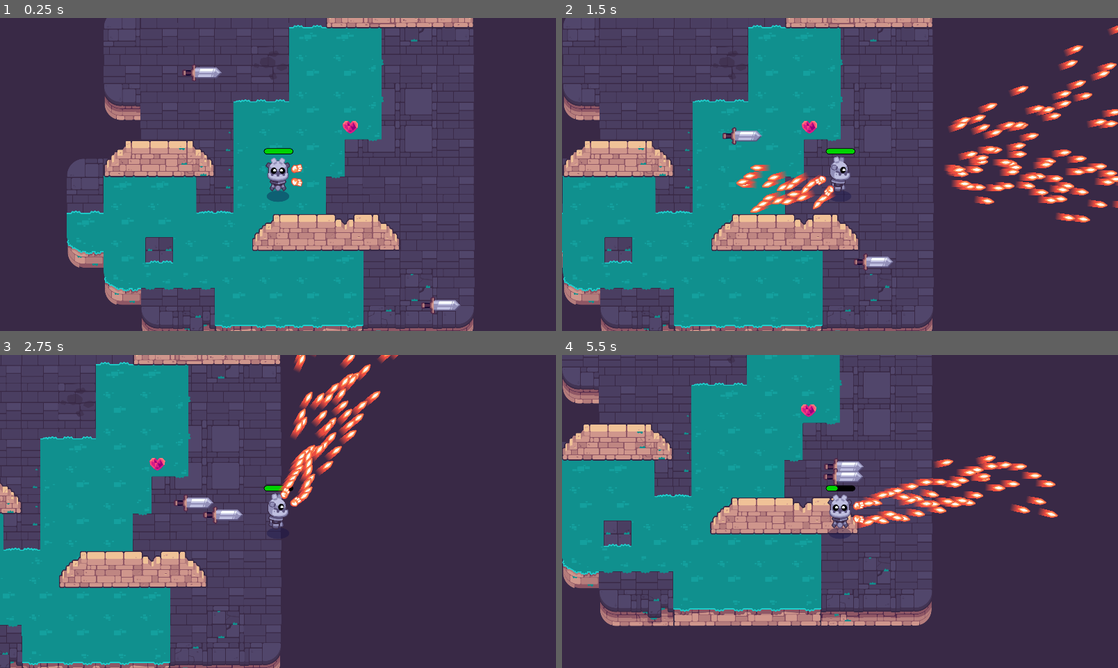
Above: before the commit, frames 1-4 (two rows, left to right).
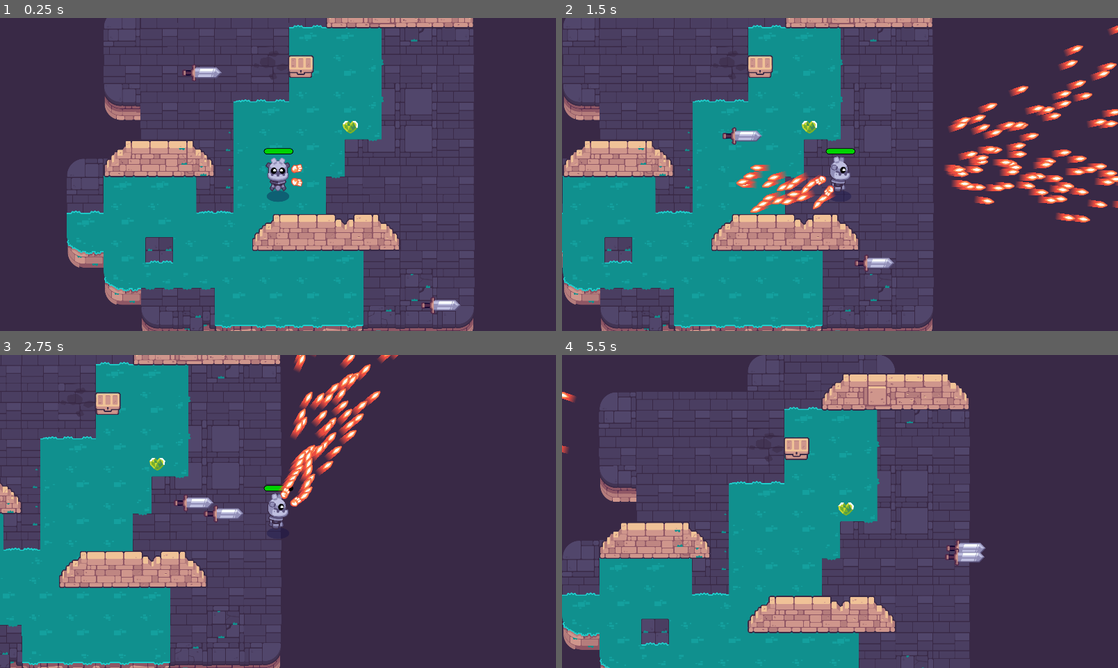
Above: after the commit, the same moments.

Repository: raweggyolk/Path-of-Sorcerers
Game: Godot game, scene res://game.tscn
Two runs of this game, one before a commit and one after it. Both use one fixed random seed, a clock stepped at 60 frames per second and the inputs below.
Inputs (mouse positions are in pixels of both pictures, inside the frame that each line leads up to):
- Up to frame 1 (0.25 s): no input
- Up to frame 2 (1.5 s): tap Enter at 0.5 s; move the mouse to (962, 158) at 0.52 s; press the mouse at (962, 158) at 0.53 s; hold D (move_right) 0.53-1.25 s; tap Space at 0.77 s; release the mouse at (962, 158) at 1.25 s; drag from (728, 190) to (890, 280) at 1.27 s
- Up to frame 3 (2.75 s): move the mouse to (333, 442) at 2.02 s; press the mouse at (333, 442) at 2.03 s; hold D (move_right) from 2.03 s (still down)
- Up to frame 4 (5.5 s): release D (move_right) at 2.75 s; release the mouse at (895, 442) at 2.75 s; drag from (812, 574) to (756, 502) at 2.77 s; move the mouse to (1006, 558) at 3.52 s; press the mouse at (1006, 558) at 3.53 s; hold A (move_left) 3.53-4.25 s; tap Space at 3.77 s; release the mouse at (1006, 558) at 4.25 s; drag from (673, 464) to (895, 511) at 4.27 s; move the mouse to (867, 511) at 5.02 s; press the mouse at (867, 511) at 5.03 s; hold S (move_down) from 5.03 s (still down)

The runs differ from the first frame. In frame 1, 0.4% of the frame differs, in the area x 51-65%, y 11-37%; in frame 2, 0.6%; in frame 3, 0.6%; in frame 4, 54%, in the area x 0-90%, y 0-100%.

Commit message:
Chest and Pickup Audio

Diff:
--- /dev/null
+++ b/M10.twin_stick_workbook/chest.tscn
@@ -0,0 +1,131 @@
+[gd_scene load_steps=13 format=3 uid="uid://c8aujan3xl5un"]
+
+[ext_resource type="Script" path="res://item.gd" id="1_qygs2"]
+[ext_resource type="Script" path="res://ItemHealing.gd" id="2_bok2s"]
+[ext_resource type="Texture2D" uid="uid://poruqosc7ay8" path="res://pickups/chest/chest_bottom.png" id="2_p3iac"]
+[ext_resource type="Texture2D" uid="uid://w0omlm2d66nt" path="res://pickups/chest/chest_top.png" id="3_svuxr"]
+[ext_resource type="AudioStream" uid="uid://c2woejhi871h1" path="res://pickups/pickup.wav" id="3_td3kr"]
+[ext_resource type="Texture2D" uid="uid://be8lmb157qflx" path="res://pickups/pickup_health.png" id="4_l3v1t"]
+
+[sub_resource type="GDScript" id="GDScript_6e57n"]
+script/source = "@tool
+class_name Chest extends Area2D
+
+@export var possible_items: Array[Item] = []
+var is_player_near := false
+@onready var _animation_player := $AnimationPlayer as AnimationPlayer
+
+
+func _ready() -> void:
+	body_entered.connect(func (body: Node) -> void:
+		is_player_near = true
+	)
+	body_exited.connect(func (body: Node) -> void:
+		is_player_near = false
+	)
+
+func _unhandled_input(event: InputEvent) -> void:
+	if is_player_near and event.is_action_pressed(\"interact\"):
+		_animation_player.play(\"open\")
+		create_pickup()
+		get_viewport().set_input_as_handled()
+		set_deferred(\"monitoring\", false)
+
+func create_pickup() -> void:
+	if possible_items == []:
+		return
+
+	var item: Item = possible_items.pick_random()
+	var pickup: Pickup = preload(\"pickup.tscn\").instantiate()
+	pickup.item = item
+	add_child(pickup)
+
+	var random_angle := randf_range(0.0, 2.0 * PI)
+	var random_direction := Vector2(1.0, 0.0).rotated(random_angle)
+	var land_position := random_direction * randf_range(60.0, 120.0)
+
+	const FLIGHT_TIME := 0.4
+	const HALF_FLIGHT_TIME := FLIGHT_TIME / 2.0
+
+	var tween := create_tween()
+	tween.set_parallel()
+	pickup.scale = Vector2(0.25, 0.25)
+	tween.tween_property(pickup, \"scale\", Vector2(1.0, 1.0), HALF_FLIGHT_TIME)
+	tween.tween_property(pickup, \"position:x\", land_position.x, FLIGHT_TIME)
+	tween = create_tween()
+	tween.set_trans(Tween.TRANS_QUAD)
+	tween.set_ease(Tween.EASE_OUT)
+	var jump_height := randf_range(30.0, 80.0)
+	tween.tween_property(pickup, \"position:y\", land_position.y - jump_height, HALF_FLIGHT_TIME)
+	tween.set_ease(Tween.EASE_IN)
+	tween.tween_property(pickup, \"position:y\", land_position.y, HALF_FLIGHT_TIME)
+"
+
+[sub_resource type="Resource" id="Resource_cal1e"]
+script = ExtResource("2_bok2s")
+healing_amount = 100
+display_name = ""
+texture = ExtResource("4_l3v1t")
+sound_on_pickup = ExtResource("3_td3kr")
+
+[sub_resource type="CircleShape2D" id="CircleShape2D_ipm1x"]
+radius = 73.0069
+
+[sub_resource type="Animation" id="Animation_v0j8o"]
+length = 0.001
+tracks/0/type = "value"
+tracks/0/imported = false
+tracks/0/enabled = true
+tracks/0/path = NodePath("CanvasGroup/Top:position")
+tracks/0/interp = 1
+tracks/0/loop_wrap = true
+tracks/0/keys = {
+"times": PackedFloat32Array(0),
+"transitions": PackedFloat32Array(1),
+"update": 0,
+"values": [Vector2(0, -40)]
+}
+
+[sub_resource type="Animation" id="Animation_diubl"]
+resource_name = "open"
+tracks/0/type = "value"
+tracks/0/imported = false
+tracks/0/enabled = true
+tracks/0/path = NodePath("CanvasGroup/Top:position")
+tracks/0/interp = 1
+tracks/0/loop_wrap = true
+tracks/0/keys = {
+"times": PackedFloat32Array(0, 0.1, 0.2),
+"transitions": PackedFloat32Array(1, 1, 1),
+"update": 0,
+"values": [Vector2(0, -40), Vector2(51, -101), Vector2(108, 39)]
+}
+
+[sub_resource type="AnimationLibrary" id="AnimationLibrary_0ph2l"]
+_data = {
+"RESET": SubResource("Animation_v0j8o"),
+"open": SubResource("Animation_diubl")
+}
+
+[node name="ChestTest" type="Area2D"]
+script = SubResource("GDScript_6e57n")
+possible_items = Array[ExtResource("1_qygs2")]([SubResource("Resource_cal1e")])
+
+[node name="CollisionShape2D" type="CollisionShape2D" parent="."]
+position = Vector2(0, -28)
+shape = SubResource("CircleShape2D_ipm1x")
+
+[node name="CanvasGroup" type="CanvasGroup" parent="."]
+
+[node name="Bottom" type="Sprite2D" parent="CanvasGroup"]
+position = Vector2(-1, -37)
+texture = ExtResource("2_p3iac")
+
+[node name="Top" type="Sprite2D" parent="CanvasGroup"]
+position = Vector2(0, -40)
+texture = ExtResource("3_svuxr")
+
+[node name="AnimationPlayer" type="AnimationPlayer" parent="."]
+libraries = {
+"": SubResource("AnimationLibrary_0ph2l")
+}
--- a/M10.twin_stick_workbook/game.tscn
+++ b/M10.twin_stick_workbook/game.tscn
@@ -1,23 +1,27 @@
-[gd_scene load_steps=9 format=3 uid="uid://bqm4f1kfhyu3p"]
+[gd_scene load_steps=10 format=3 uid="uid://bqm4f1kfhyu3p"]
 
 [ext_resource type="PackedScene" uid="uid://cu2rb5dl4ljte" path="res://levels/rooms/room_a.tscn" id="1_nvmh0"]
 [ext_resource type="PackedScene" uid="uid://2vfl30qvq3hm" path="res://player.tscn" id="2_u3ttb"]
 [ext_resource type="PackedScene" uid="uid://bspwo5vam5de" path="res://mob.tscn" id="3_echao"]
 [ext_resource type="PackedScene" uid="uid://ci8su75x6odei" path="res://pickup.tscn" id="4_5ciqb"]
 [ext_resource type="Script" path="res://ItemHealing.gd" id="5_n2u0x"]
-[ext_resource type="AudioStream" uid="uid://o3ra7o263286" path="res://pickups/pickup_health.wav" id="6_88xtc"]
-[ext_resource type="Texture2D" uid="uid://ciw5x0nryxfqi" path="res://pickups/pickup_heart_darkpink.png" id="7_igiac"]
+[ext_resource type="AudioStream" uid="uid://c2woejhi871h1" path="res://pickups/pickup.wav" id="7_da22c"]
+[ext_resource type="PackedScene" uid="uid://c8aujan3xl5un" path="res://chest.tscn" id="8_lnjgm"]
+[ext_resource type="Texture2D" uid="uid://be8lmb157qflx" path="res://pickups/pickup_health.png" id="8_v4tcf"]
 
 [sub_resource type="Resource" id="Resource_kpe0n"]
 script = ExtResource("5_n2u0x")
 healing_amount = 100
 display_name = ""
-texture = ExtResource("7_igiac")
-sound_on_pickup = ExtResource("6_88xtc")
+texture = ExtResource("8_v4tcf")
+sound_on_pickup = ExtResource("7_da22c")
 
 [node name="Game" type="Node2D"]
 
 [node name="RoomA" parent="." instance=ExtResource("1_nvmh0")]
+
+[node name="ChestTest" parent="." instance=ExtResource("8_lnjgm")]
+position = Vector2(810, 355)
 
 [node name="Player" parent="." instance=ExtResource("2_u3ttb")]
 position = Vector2(731, 695)
--- a/M10.twin_stick_workbook/pickup.gd
+++ b/M10.twin_stick_workbook/pickup.gd
@@ -4,15 +4,19 @@
 @export var item: Item = null: set = set_item
 @onready var _sprite_2d: Sprite2D = %Sprite2D
 @onready var audio_stream_player_2d: AudioStreamPlayer2D = %AudioStreamPlayer2D
+@onready var _animation_player: AnimationPlayer = %AnimationPlayer
 
 func _ready() -> void:
 	set_item(item)
 	body_entered.connect(func (body: Node2D) -> void:
 		if body is Player:
+			_animation_player.play("health")
 			item.use(body)
 			set_deferred("monitoring", false)
 			audio_stream_player_2d.play()
-			queue_free()
+			_animation_player.animation_finished.connect(func (_animation_name: String) -> void:
+				queue_free()
+			)
 	)
 
 func set_item(value: Item) -> void:
--- a/M10.twin_stick_workbook/pickup.tscn
+++ b/M10.twin_stick_workbook/pickup.tscn
@@ -1,15 +1,53 @@
-[gd_scene load_steps=3 format=3 uid="uid://ci8su75x6odei"]
+[gd_scene load_steps=7 format=3 uid="uid://ci8su75x6odei"]
 
 [ext_resource type="Script" path="res://pickup.gd" id="1_ckba3"]
+[ext_resource type="Texture2D" uid="uid://be8lmb157qflx" path="res://pickups/pickup_health.png" id="2_elhx4"]
 
 [sub_resource type="CircleShape2D" id="CircleShape2D_064si"]
 radius = 23.0217
+
+[sub_resource type="Animation" id="Animation_py5v4"]
+resource_name = "health"
+tracks/0/type = "value"
+tracks/0/imported = false
+tracks/0/enabled = true
+tracks/0/path = NodePath("Sprite2D:scale")
+tracks/0/interp = 1
+tracks/0/loop_wrap = true
+tracks/0/keys = {
+"times": PackedFloat32Array(0, 0.2, 0.4),
+"transitions": PackedFloat32Array(1, 1, 1),
+"update": 0,
+"values": [Vector2(1, 1), Vector2(0.5, 0.5), Vector2(1e-05, 1e-05)]
+}
+
+[sub_resource type="Animation" id="Animation_dcujk"]
+length = 0.001
+tracks/0/type = "value"
+tracks/0/imported = false
+tracks/0/enabled = true
+tracks/0/path = NodePath("Sprite2D:scale")
+tracks/0/interp = 1
+tracks/0/loop_wrap = true
+tracks/0/keys = {
+"times": PackedFloat32Array(0),
+"transitions": PackedFloat32Array(1),
+"update": 0,
+"values": [Vector2(1, 1)]
+}
+
+[sub_resource type="AnimationLibrary" id="AnimationLibrary_t8o1t"]
+_data = {
+"RESET": SubResource("Animation_dcujk"),
+"health": SubResource("Animation_py5v4")
+}
 
 [node name="Pickup" type="Area2D"]
 script = ExtResource("1_ckba3")
 
 [node name="Sprite2D" type="Sprite2D" parent="."]
 unique_name_in_owner = true
+texture = ExtResource("2_elhx4")
 
 [node name="CollisionShape2D" type="CollisionShape2D" parent="."]
 unique_name_in_owner = true
@@ -18,4 +56,10 @@
 [node name="AudioStreamPlayer2D" type="AudioStreamPlayer2D" parent="."]
 unique_name_in_owner = true
 
+[node name="AnimationPlayer" type="AnimationPlayer" parent="."]
+unique_name_in_owner = true
+libraries = {
+"": SubResource("AnimationLibrary_t8o1t")
+}
+
 [connection signal="body_entered" from="." to="." method="_on_body_entered"]
--- a/M10.twin_stick_workbook/player.tscn
+++ b/M10.twin_stick_workbook/player.tscn
@@ -8,8 +8,9 @@
 [ext_resource type="PackedScene" uid="uid://bojuum4gq80it" path="res://weapon.tscn" id="5_l7lvd"]
 [ext_resource type="Texture2D" uid="uid://dekkcmj408pvt" path="res://player/hand_fire.png" id="6_eel5l"]
 
-[sub_resource type="CircleShape2D" id="CircleShape2D_oblp0"]
-radius = 21.0238
+[sub_resource type="CapsuleShape2D" id="CapsuleShape2D_tgy2q"]
+radius = 37.0
+height = 96.0
 
 [sub_resource type="StyleBoxFlat" id="StyleBoxFlat_4vt4b"]
 bg_color = Color(0, 0, 0, 1)
@@ -46,8 +47,7 @@
 
 [node name="CollisionShape2D" type="CollisionShape2D" parent="."]
 unique_name_in_owner = true
-position = Vector2(0, 38)
-shape = SubResource("CircleShape2D_oblp0")
+shape = SubResource("CapsuleShape2D_tgy2q")
 
 [node name="Shadow" parent="." instance=ExtResource("2_pw1ne")]
 
--- a/M10.twin_stick_workbook/project.godot
+++ b/M10.twin_stick_workbook/project.godot
@@ -106,6 +106,11 @@
 "events": [Object(InputEventMouseButton,"resource_local_to_scene":false,"resource_name":"","device":-1,"window_id":0,"a …(253 unchanged characters)…
 ]
 }
+interact={
+"deadzone": 0.5,
+"events": [Object(InputEventKey,"resource_local_to_scene":false,"resource_name":"","device":-1,"window_id":0,"alt_pressed":false,"shift_pressed":false,"ctrl_pressed":false,"meta_pressed":false,"pressed":false,"keycode":0,"physical_keycode":69,"key_label":0,"unicode":101,"location":0,"echo":false,"script":null)
+]
+}
 
 [layer_names]
 
Not shown, changed: M10.twin_stick_workbook/pickups/chest/chest_bottom.png.import
Not shown, changed: M10.twin_stick_workbook/pickups/chest/chest_large_bottom.png.import
Not shown, changed: M10.twin_stick_workbook/pickups/chest/chest_large_top.png.import
Not shown, changed: M10.twin_stick_workbook/pickups/chest/chest_top.png.import
Binary file removed: M10.twin_stick_workbook/pickups/chest/small_circle.png
Not shown, removed: M10.twin_stick_workbook/pickups/chest/small_circle.png.import
Not shown, changed: .DS_Store
Not shown, added: M10.twin_stick_workbook/pickups/chest/.DS_Store
